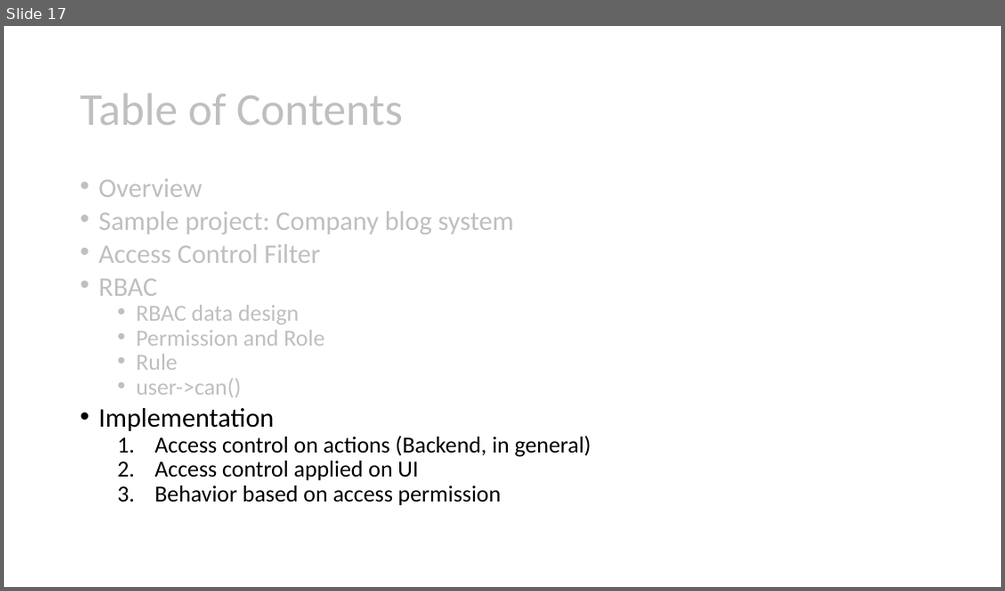
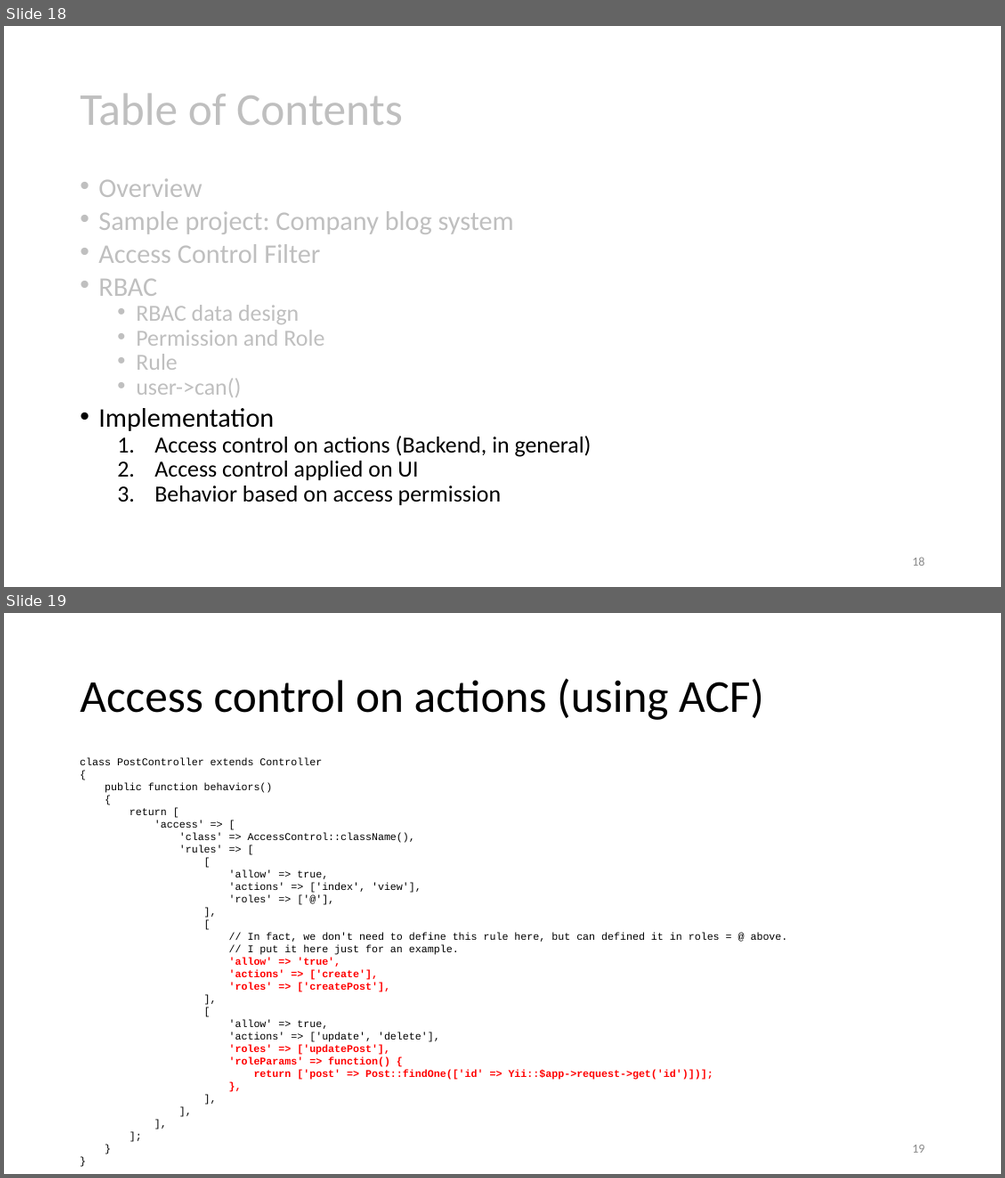
Before and after one commit to umbalaconmeogia/yii2-rbac-tutorial, a slide deck: docs/tutorial/Yii2RbacTutorial.pptx. Shown one above the other, each under a label of ours: slide 17 before the commit, slides 18 and 19 after it. The pictures are 1005x591 and 1005x1178 pixels, drawn with LibreOffice and Linux fonts; fonts in the diff are those of the drawing. Boxes give left, top, right and bottom in pixels: in the first picture for what was removed or moved away, otherwise in the second. Text is boxed around its words. In the diff, an @@ line names an element or a change of style, - is before the commit and + after.

```diff
--- a/docs/tutorial/Yii2RbacTutorial.pptx
+++ b/docs/tutorial/Yii2RbacTutorial.pptx
@@ slide 19 added at (4,613,1001,1174), background #FFFFFF @@
@@ title added at (80,678,764,720), 44 pt, text #000000 @@
+Access control on actions (using ACF)
@@ text added at (80,757,788,1079), 10 pt, text #000000 @@
+class PostController extends Controller
+{
+public function behaviors()
+{
+return [
+'access' => [
+'class' => AccessControl::className(),
+'rules' => [
+[
+'allow' => true,
+'actions' => ['index', 'view'],
+'roles' => ['@'],
+],
+[
+// In fact, we don't need to define this rule here, but can defined it in roles = @ above.
+// I put it here just for an example.
+'allow' => 'true',
+'actions' => ['create'],
+'roles' => ['createPost'],
+],
+[
+'allow' => true,
+'actions' => ['update', 'delete'],
+'roles' => ['updatePost'],
+'roleParams' => function() {
+return ['post' => Post::findOne(['id' => Yii::$app->request->get('id')])];
+},
+],
+],
+],
+];
+}
+}
@@ page number added at (912,1144,924,1152), 12 pt, text #8C8C8C @@
+19
@@ what was slide 17 is now slide 18 @@
@@ slide 18 changed as well @@
@@ page number added at (912,556,924,565), 12 pt, text #8C8C8C @@
+18
```
Also in this commit, not shown: 15 other slides changed, 5 other slides added, 1 slide removed, 19 other files.
